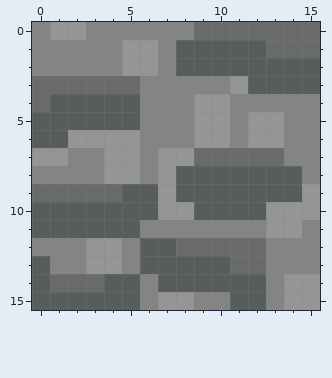
Edited in one commit: pixel-art file (Assets/Sprites/Ground (park).aseprite). Above, as it was before the edit.
16x16 pixels, 1 frame.
After:
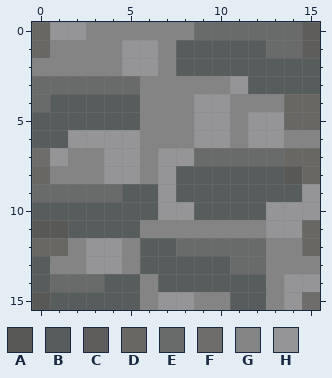
Palette (. is transparent): A #585856  B #575c5c  C #5f5d5b  D #696764  E #696a6a  F #6f6d6b  G #848484  H #959497
The commit says: I did the ground no description needed
The exact change:
layer "Layer 5" added
--- layer "Layer 5"
@@ x 0..15 @@
- 0 GHHGGGGGGEEEEEEE
- 1 GGGGGHHGBBBBBEEE
+ 0 DHHGGGGGGEEEEEEC
+ 1 DGGGGHHGBBBBBEEC
  2 GGGGGHHGBBBBBBBB
  3 EEEEEEGGGGGHBBBB
- 4 EBBBBBGGGHHGGGGG
- 5 BBBBBBGGGHHGHHGG
+ 4 EBBBBBGGGHHGGGDD
+ 5 BBBBBBGGGHHGHHDD
  6 BBHHHHGGGHHGHHGG
- 7 HHGGHHGHHEEEEEGG
- 8 GGGGHHGHBBBBBBBG
+ 7 FHGGHHGHHEEEEEDD
+ 8 DGGGHHGHBBBBBBAD
  9 EEEEEBBHBBBBBBBH
 10 BBBBBBBHHBBBBHHH
-11 BBBBBBGGGGGGGHHG
-12 GGGHHGBBEEEEEGGG
+11 AABBBBGGGGGGGHHD
+12 DDGHHGBBEEEEEGGD
 13 BGGHHGBBBBBEEGGG
 14 BEEEBBGBBBBBBGHH
-15 BBBBBBGHHGGBBGHH
+15 ABBBBBGHHGGBBGHF
Changed places in both pictures, as pixel boxes (x1, y1, x2, y2):
changed: (32, 22, 50, 58)
changed: (284, 22, 320, 310)
changed: (32, 148, 68, 310)
